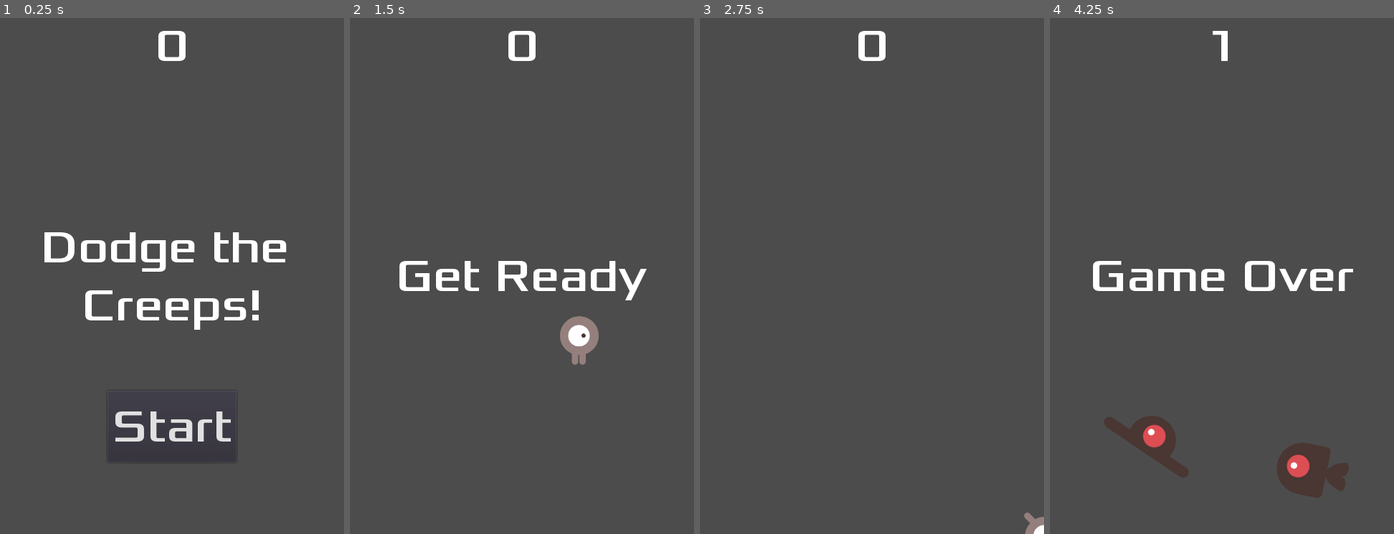
Above: before the commit, frames 1-4 (left to right).
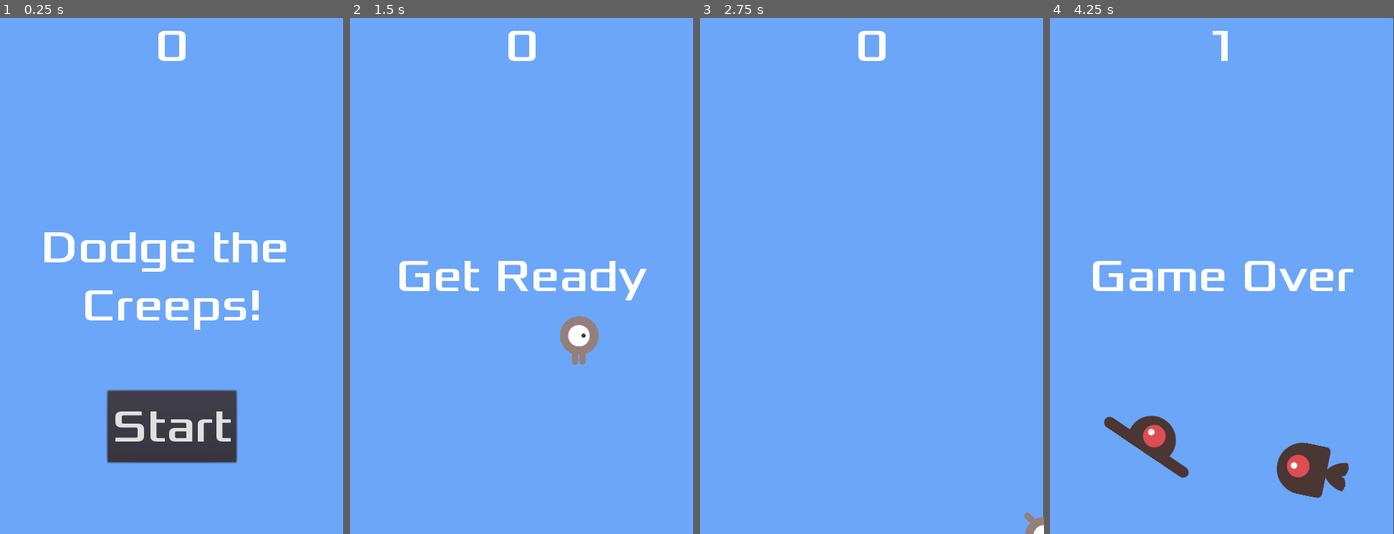
Above: after the commit, the same moments.

Repository: bristol-pride-game-jam/Honey
Game: Godot game, scene res://Main.tscn
Same seed, same stepped clock (60 frames per second), same inputs: the game is played once before the commit and once after it. Before the commit the project has no main scene; this scene is started directly in both runs.
Inputs:
- Up to frame 1 (0.25 s): no input
- Up to frame 2 (1.5 s): click "Start" at 0.5 s; tap Enter at 1.25 s; hold Right (ui_right) from 1.28 s (still down)
- Up to frame 3 (2.75 s): release Right (ui_right) at 2.03 s; hold Down (ui_down) from 2.03 s (still down)
- Up to frame 4 (4.25 s): release Down (ui_down) at 2.78 s; hold Right (ui_right) 2.78-3.53 s; hold Up (ui_up) from 3.53 s (still down)

The runs differ from the first frame. In frame 1, 92% of the frame differs, in the area x 0-100%, y 0-100%; in frame 2, 97%; in frame 3, 99%; in frame 4, 95%.

Commit message:
Finished tutorial code

Diff:
--- a/HUD.tscn
+++ b/HUD.tscn
@@ -14,6 +14,12 @@
 [sub_resource type="DynamicFont" id=3]
 size = 64
 font_data = ExtResource( 2 )
+
+[sub_resource type="InputEventAction" id=4]
+action = "ui_select"
+
+[sub_resource type="ShortCut" id=5]
+shortcut = SubResource( 4 )
 
 [node name="HUD" type="CanvasLayer"]
 script = ExtResource( 1 )
@@ -47,6 +53,7 @@
 margin_right = 90.0
 margin_bottom = -100.0
 custom_fonts/font = SubResource( 3 )
+shortcut = SubResource( 5 )
 text = "Start"
 
 [node name="MessageTimer" type="Timer" parent="."]
--- a/Main.gd
+++ b/Main.gd
@@ -16,6 +16,7 @@
 	$Player.start($StartPosition.position)
 	$HUD.update_score(score)
 	$HUD.show_message("Get Ready")
+	$Music.play()
 	$StartTimer.start()
 
 # Trigged by the "hit" signal on the player
@@ -23,6 +24,8 @@
 	$ScoreTimer.stop()
 	$MobTimer.stop()
 	$HUD.show_game_over()
+	$Music.stop()
+	$DeathSound.play()
 
 # When the start timer finishes (one shot)
 func _on_StartTimer_timeout():
--- a/Main.tscn
+++ b/Main.tscn
@@ -1,9 +1,11 @@
-[gd_scene load_steps=6 format=2]
+[gd_scene load_steps=8 format=2]
 
 [ext_resource path="res://Main.gd" type="Script" id=1]
 [ext_resource path="res://Mob.tscn" type="PackedScene" id=2]
 [ext_resource path="res://Player.tscn" type="PackedScene" id=3]
 [ext_resource path="res://HUD.tscn" type="PackedScene" id=4]
+[ext_resource path="res://art/House In a Forest Loop.ogg" type="AudioStream" id=5]
+[ext_resource path="res://art/gameover.wav" type="AudioStream" id=6]
 
 [sub_resource type="Curve2D" id=1]
 _data = {
@@ -13,6 +15,11 @@
 [node name="Main" type="Node2D"]
 script = ExtResource( 1 )
 Mob = ExtResource( 2 )
+
+[node name="ColorRect" type="ColorRect" parent="."]
+margin_right = 479.0
+margin_bottom = 720.0
+color = Color( 0.423529, 0.65098, 0.976471, 1 )
 
 [node name="Player" parent="." instance=ExtResource( 3 )]
 
@@ -34,6 +41,12 @@
 [node name="MobSpawnLocation" type="PathFollow2D" parent="MobPath"]
 
 [node name="HUD" parent="." instance=ExtResource( 4 )]
+
+[node name="Music" type="AudioStreamPlayer" parent="."]
+stream = ExtResource( 5 )
+
+[node name="DeathSound" type="AudioStreamPlayer" parent="."]
+stream = ExtResource( 6 )
 [connection signal="hit" from="Player" to="." method="game_over"]
 [connection signal="timeout" from="MobTimer" to="." method="_on_MobTimer_timeout"]
 [connection signal="timeout" from="ScoreTimer" to="." method="_on_ScoreTimer_timeout"]
--- a/project.godot
+++ b/project.godot
@@ -16,6 +16,7 @@
 [application]
 
 config/name="BPGJ_2019"
+run/main_scene="res://Main.tscn"
 config/icon="res://icon.png"
 
 [display]
Not shown: 1 places in HUD.tscn that only renumber resources
